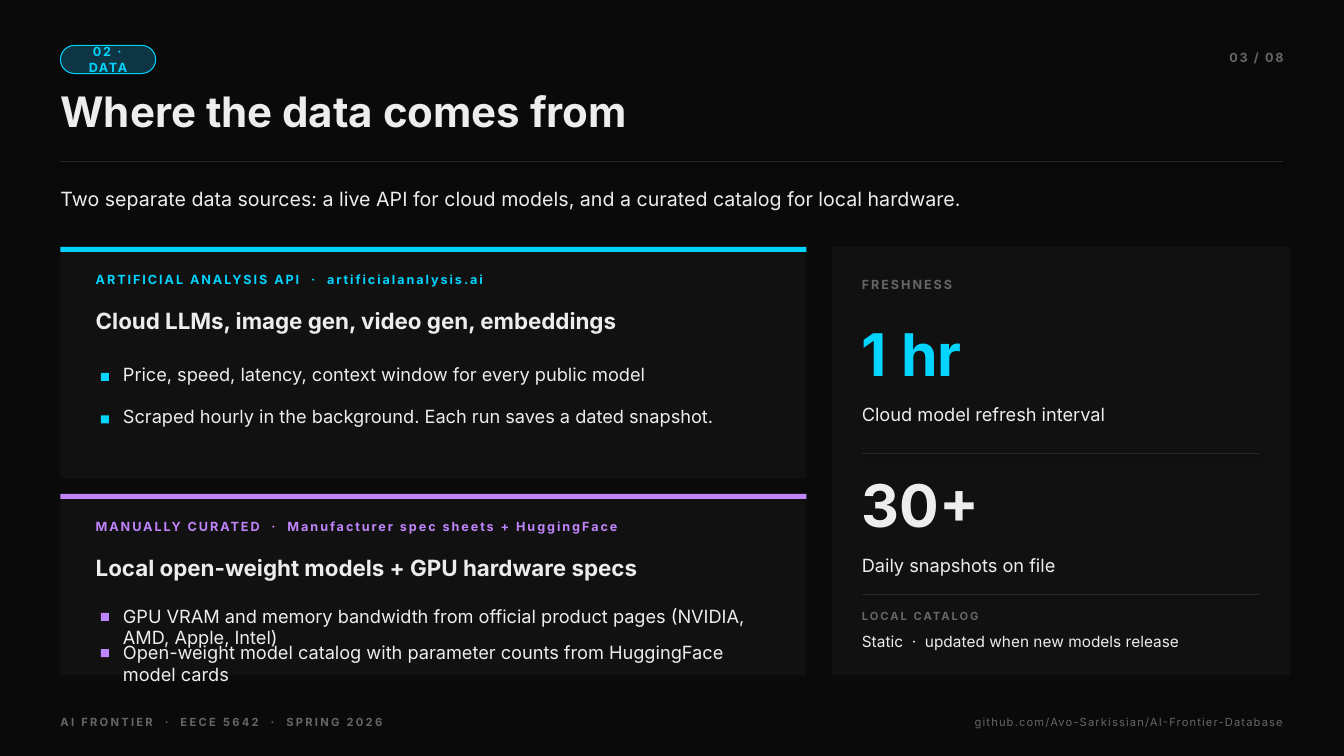
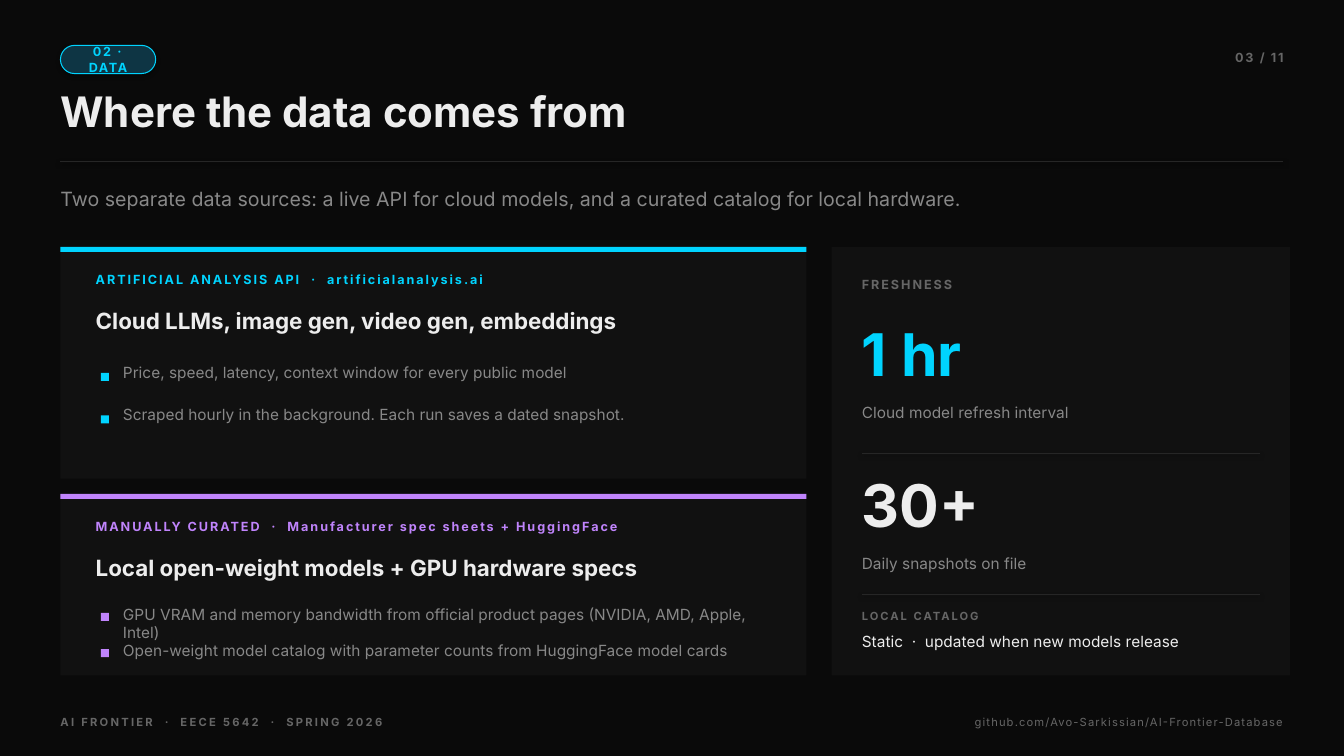
Before and after one commit to Avo-Sarkissian/AI-Frontier-Database, a slide deck: slide 3 of AI_Frontier_Presentation.pptx. Drawn at 1344x756 pixels with LibreOffice and Linux fonts; fonts in the diff are those of the drawing. Boxes give left, top, right and bottom in pixels: in the first picture for what was removed or moved away, otherwise in the second. Text is boxed around its words. In the diff, an @@ line names an element or a change of style, - is before the commit and + after.

```diff
--- a/AI_Frontier_Presentation.pptx
+++ b/AI_Frontier_Presentation.pptx
@@ text at box(1235, 53, 1284, 62): text changed @@
-03 / 08
+03 / 11
@@ text "Two separate data sources: a ..." at box(60, 191, 961, 210): text colour #EDEDED to #888888 @@
@@ size 13 to 11 pt, text colour #EDEDED to #888888 in 6 elements at box(123, 366, 567, 381), box(123, 408, 624, 423), box(123, 607, 746, 640), box(123, 644, 728, 659), box(862, 406, 1069, 418), box(862, 557, 1026, 572) @@
```
Also in this commit, not shown: 7 other slides changed, 3 slides added, 2 other files.
